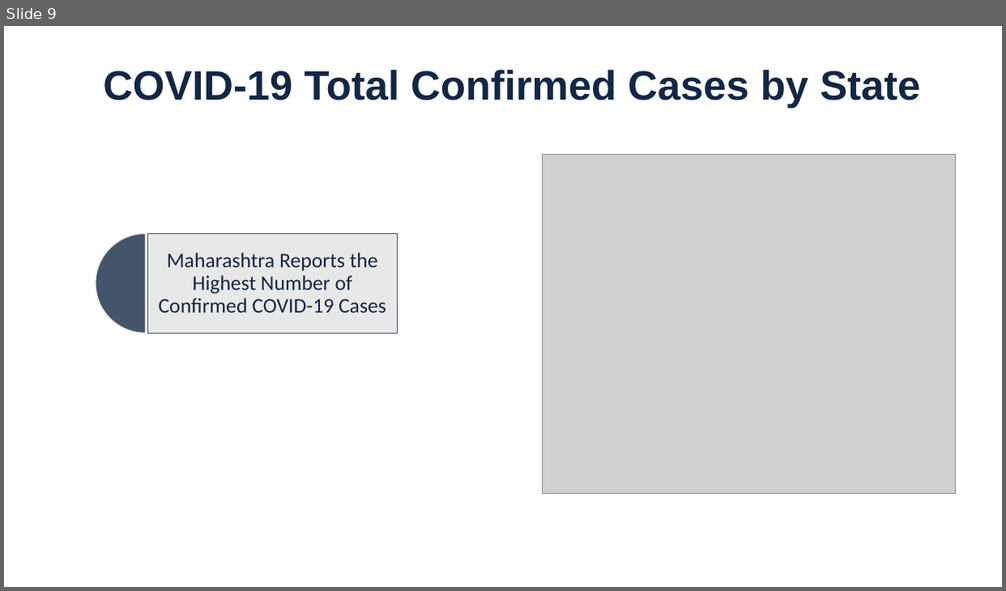
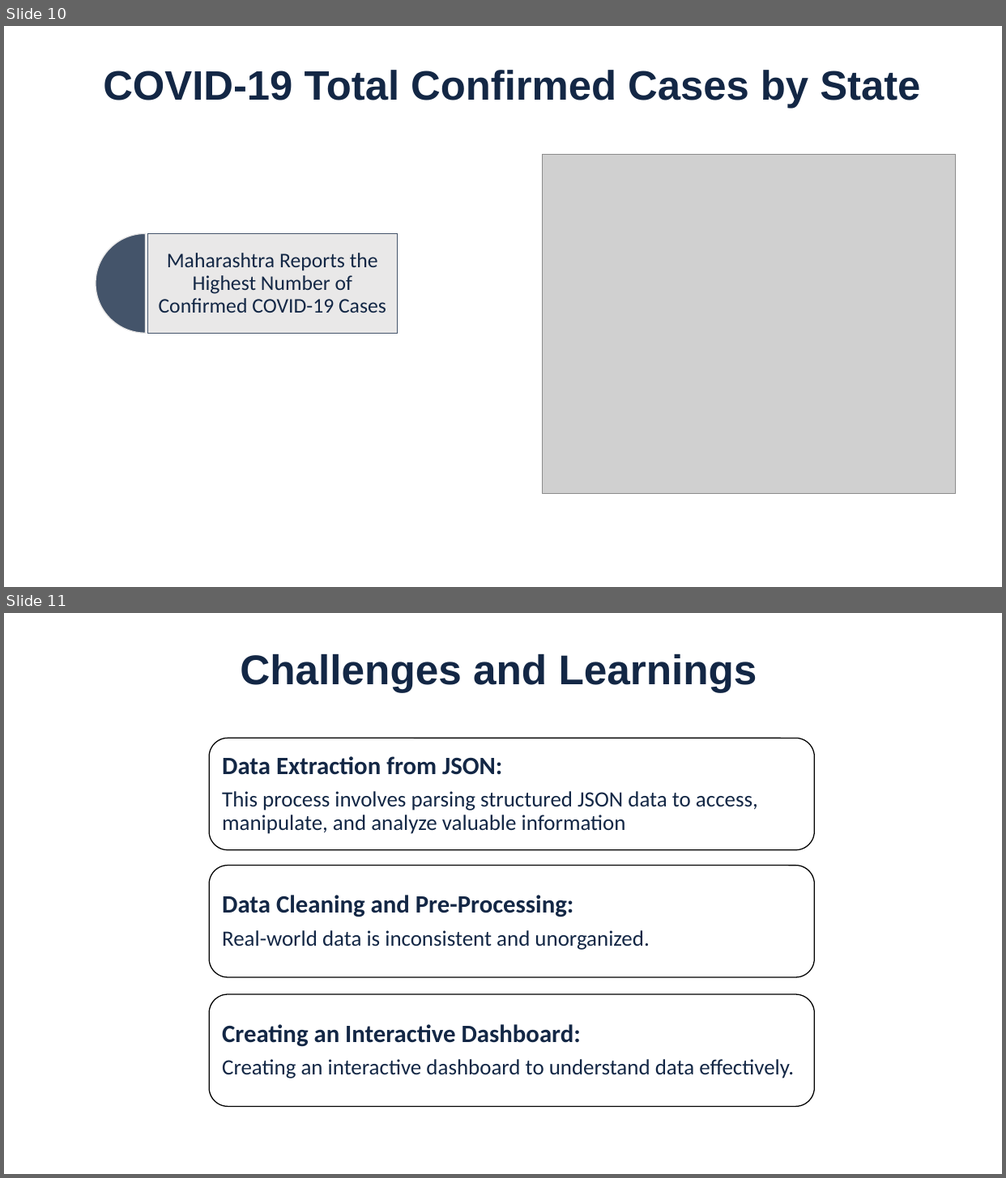
Before and after one commit to roshnipatidar/Covid19_Data_Analysis, a slide deck: PPT/Covid19 Data Analysis ppt.pptx. Shown one above the other, each under a label of ours: slide 9 before the commit, slides 10 and 11 after it. The pictures are 1006x591 and 1006x1178 pixels, drawn with LibreOffice and Linux fonts; fonts in the diff are those of the drawing; grey boxes stand for pictures; background and template pictures are left out. Boxes give left, top, right and bottom in pixels: in the first picture for what was removed or moved away, otherwise in the second. Text is boxed around its words. In the diff, an @@ line names an element or a change of style, - is before the commit and + after.

```diff
--- a/PPT/Covid19 Data Analysis ppt.pptx
+++ b/PPT/Covid19 Data Analysis ppt.pptx
@@ slide 11 added at [4, 613, 1002, 1174], background picture (left out) @@
@@ title added at [240, 653, 757, 692], 40 pt, text #132745, bold @@
+Challenges and Learnings
@@ group added at [209, 738, 815, 1107]: 3 rounded rectangles, 3 texts @@
+Data Extraction from JSON:
+This process involves parsing structured JSON data to access, manipulate, and analyze valuable information
+Data Cleaning and Pre-Processing:
+Real-world data is inconsistent and unorganized.
+Creating an Interactive Dashboard:
+Creating an interactive dashboard to understand data effectively.
@@ what was slide 9 is now slide 10 @@
```
Also in this commit, not shown: 5 slides changed, 1 other slide added.
